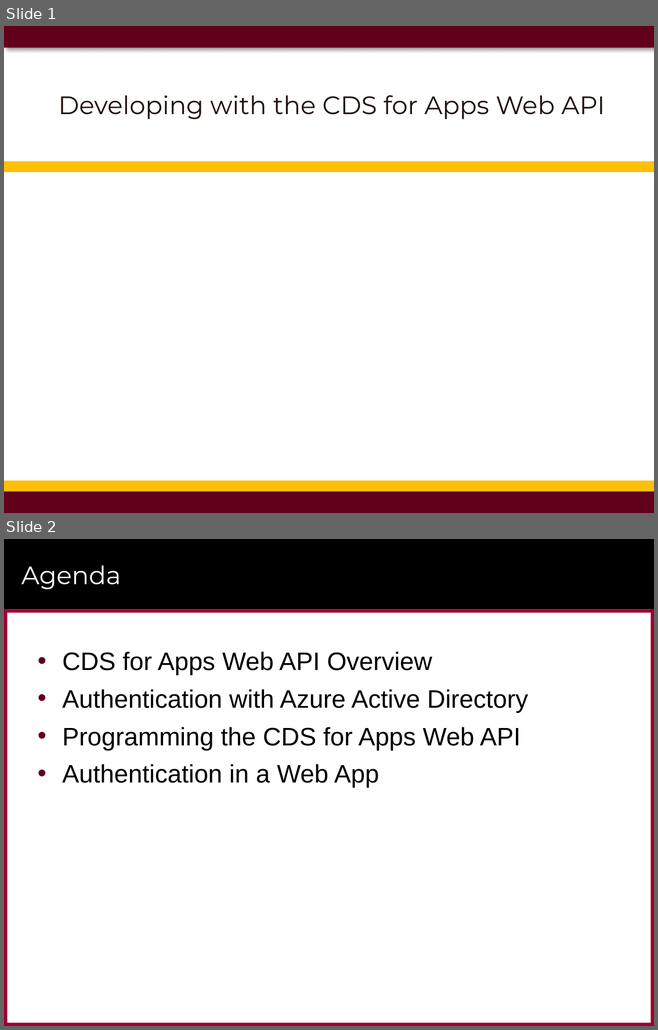
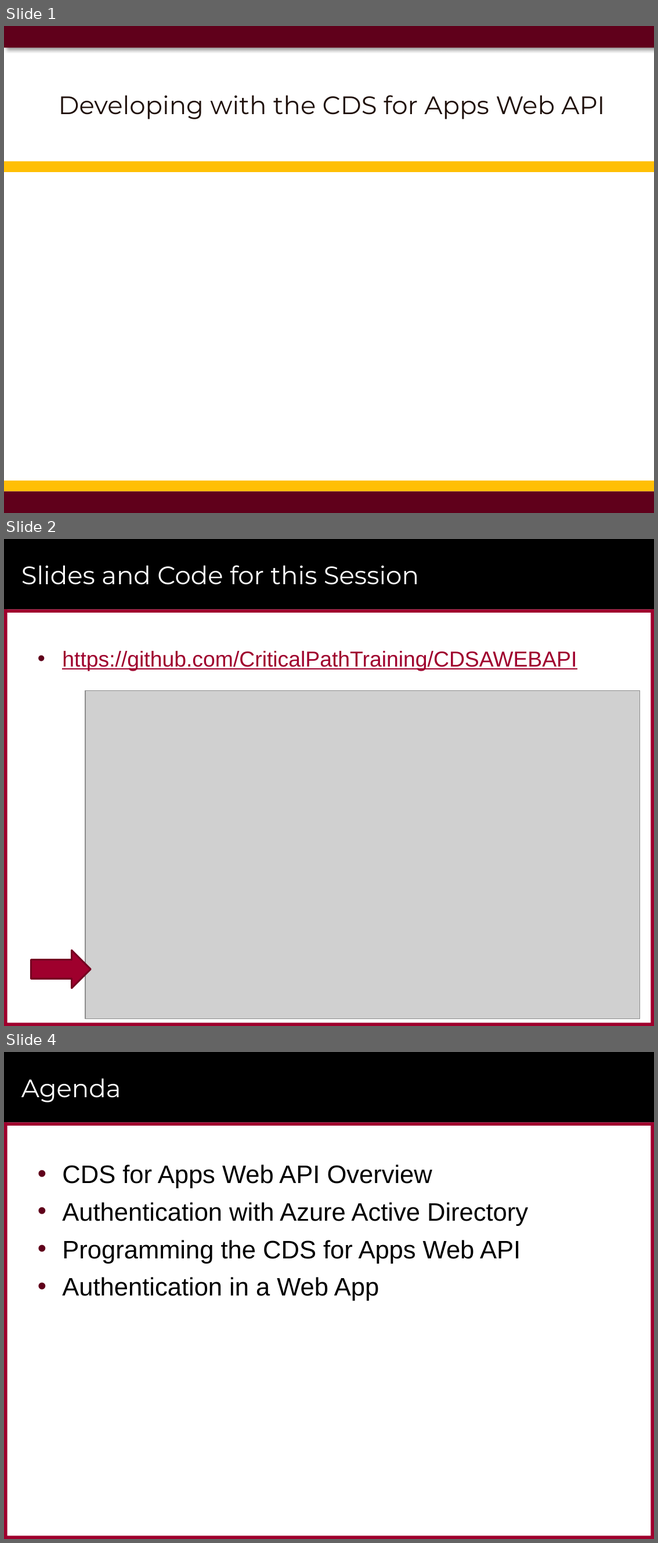
Before and after one commit to CriticalPathTraining/CDSAWEBAPI, a slide deck: CDSAWEBAPI.pptx. Shown one above the other, each under a label of ours: slides 1 and 2 before the commit, slides 1, 2 and 4 after it; the slides between them are not shown. The pictures are 658x1030 and 658x1543 pixels, drawn with LibreOffice and Linux fonts; fonts in the diff are those of the drawing; grey boxes stand for pictures; background and template pictures are left out. Boxes give left, top, right and bottom in pixels: in the first picture for what was removed or moved away, otherwise in the second. Text is boxed around its words. In the diff, an @@ line names an element or a change of style, - is before the commit and + after.

```diff
--- a/CDSAWEBAPI.pptx
+++ b/CDSAWEBAPI.pptx
@@ slide 2 added at box(4, 539, 654, 1026), background #FFFFFF; not listed: 6 template elements that a slide beside it also shows @@
@@ title added at box(21, 565, 419, 585), 28 pt, text #FFFFFF @@
+Slides and Code for this Session
@@ text added at box(62, 651, 576, 671), 24 pt, text #9F002D, underline @@
+• https://github.com/CriticalPathTraining/CDSAWEBAPI
@@ picture added at box(85, 690, 639, 1019) @@
@@ right arrow added at box(31, 950, 91, 988), fill #9F002D, outline #760021 2 pt @@
@@ what was slide 2 is now slide 4 @@
```
Also in this commit, not shown: 1 other slide added, 1 other file.
